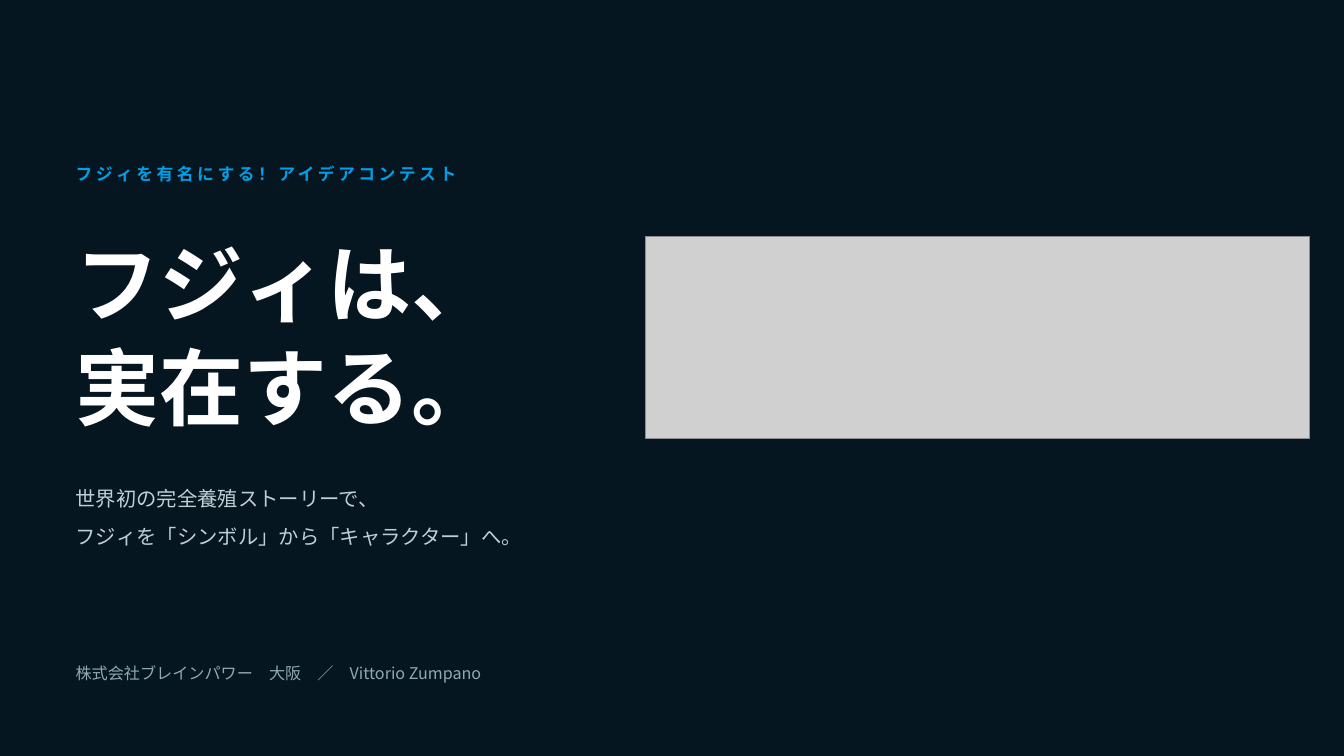
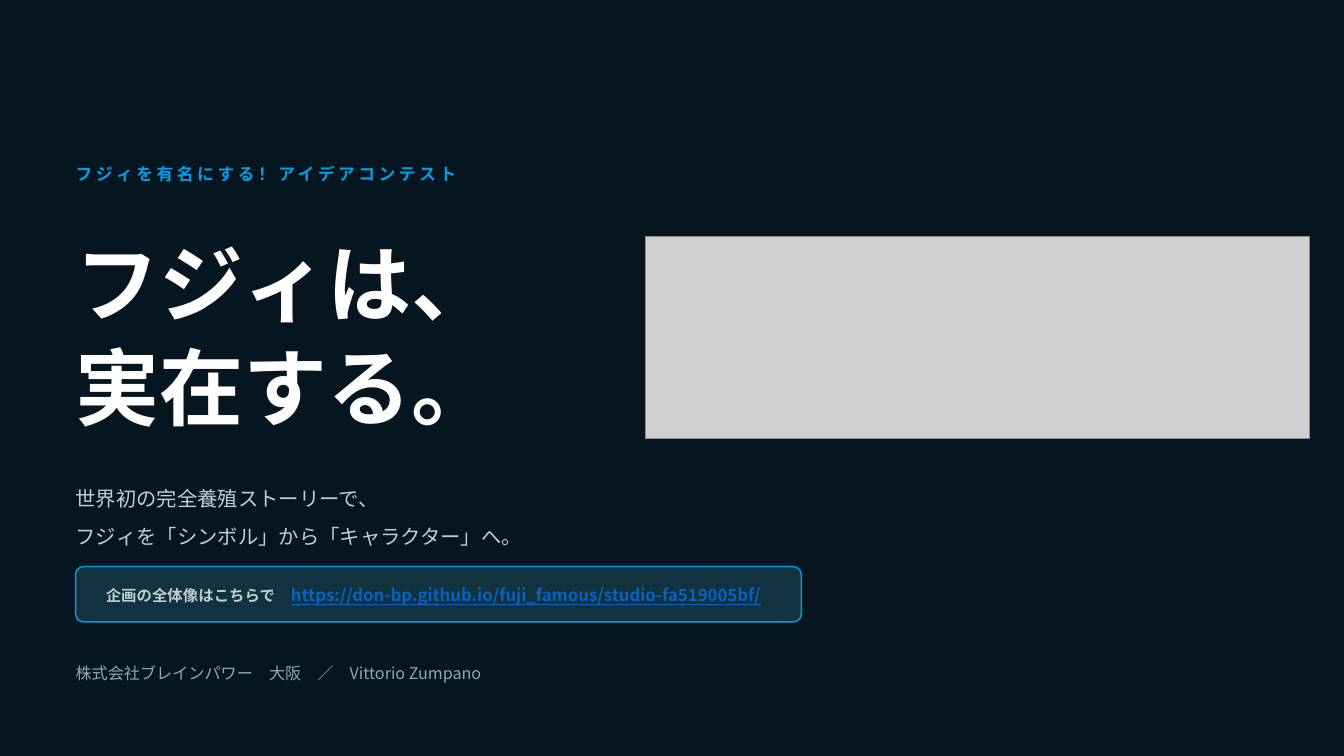
Before and after one commit to Don-BP/fuji_famous, a slide deck: slide 1 of Fujie_Creative/05_submission/フジィは実在する_企画書.pptx. Drawn at 1344x756 pixels with LibreOffice and Linux fonts; fonts in the diff are those of the drawing; grey boxes stand for pictures. Boxes give left, top, right and bottom in pixels: in the first picture for what was removed or moved away, otherwise in the second. Text is boxed around its words. In the diff, an @@ line names an element or a change of style, - is before the commit and + after.

```diff
--- a/Fujie_Creative/05_submission/フジィは実在する_企画書.pptx
+++ b/Fujie_Creative/05_submission/フジィは実在する_企画書.pptx
@@ rounded rectangle added at <box>76,567,802,622</box>, fill #12323F, outline #00A0E9 1 pt @@
@@ text added at <box>106,587,761,605</box>, 12 pt, text #0563C1, bold, underline @@
+企画の全体像はこちらで https://don-bp.github.io/fuji_famous/studio-fa519005bf/
```
Also in this commit, not shown: 2 other slides changed, 10 other files.
